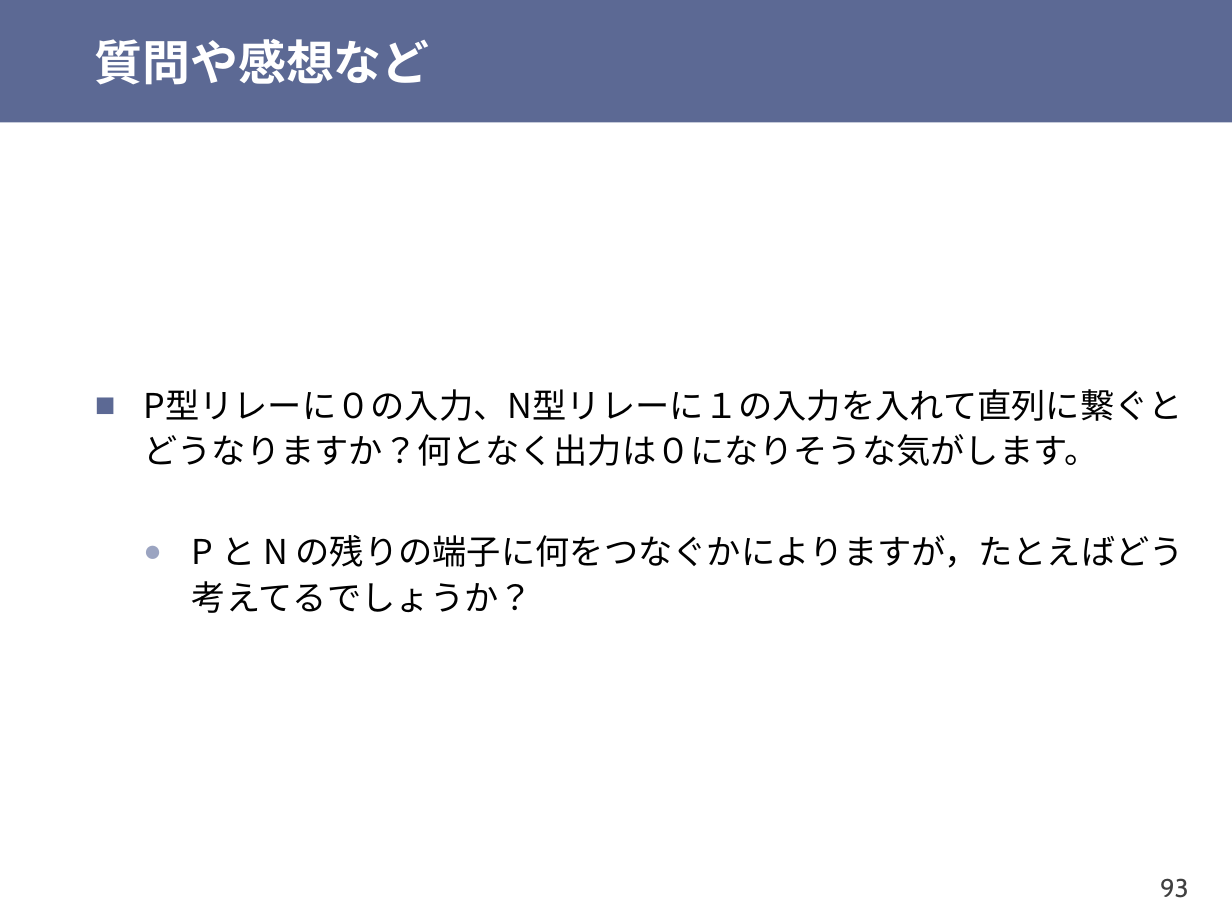
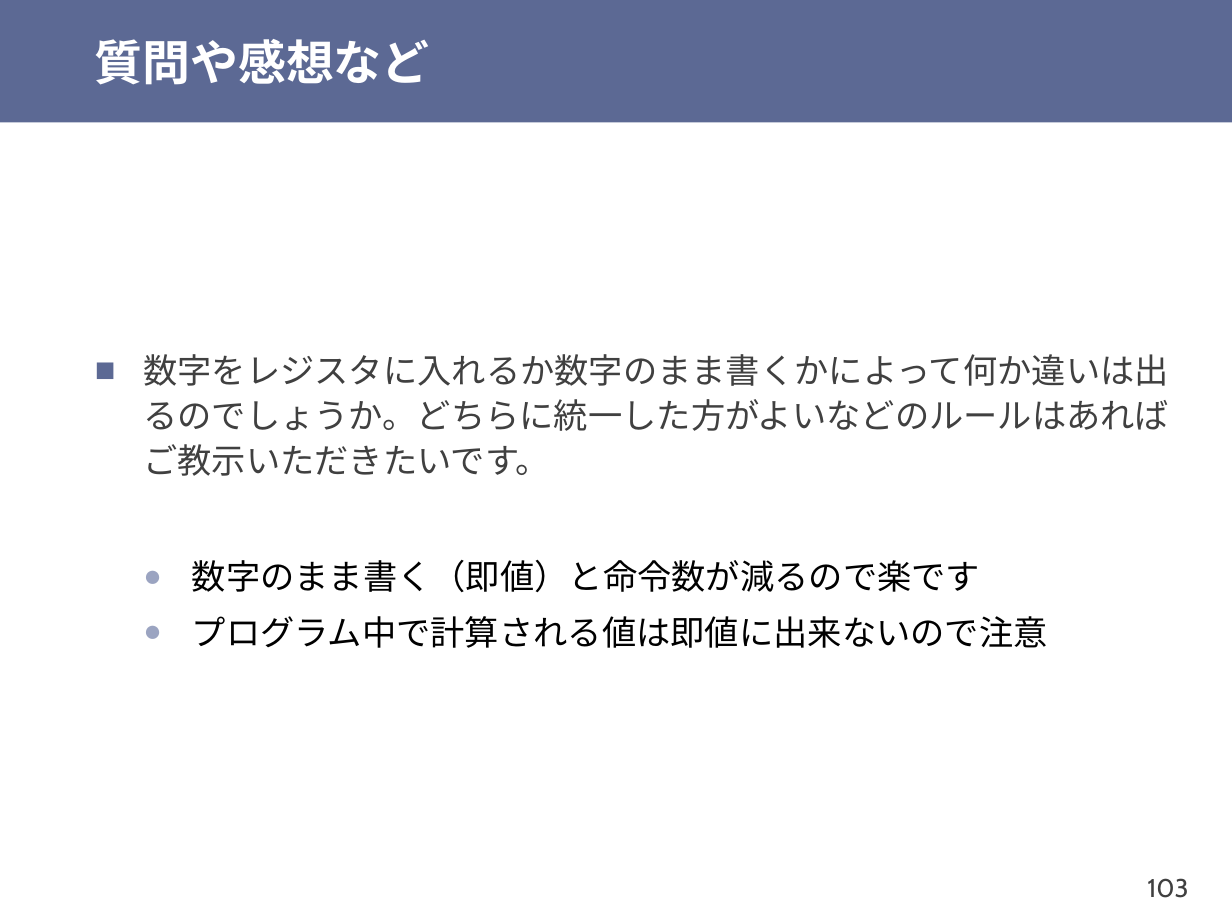
Before and after one commit to shioyadan/otya-computer-architecture-i, a slide deck: slide 103 of cai-shioya-06.pptx (slide 93 before the commit). Drawn at 1232x924 pixels with LibreOffice and Linux fonts; fonts in the diff are those of the drawing. Boxes give left, top, right and bottom in pixels: in the first picture for what was removed or moved away, otherwise in the second. Text is boxed around its words. In the diff, an @@ line names an element or a change of style, - is before the commit and + after.

```diff
--- a/cai-shioya-06.pptx
+++ b/cai-shioya-06.pptx
@@ text at (143,354,1169,648): text changed; font Noto Sans CJK JP to Cabin; text colour #000000 to #404040 @@
-■ P型リレーに０の入力、N型リレーに１の入力を入れて直列に繋ぐとどうなりますか？何となく出力は０になりそうな気がします。
-  ● P と N の残りの端子に何をつなぐかによりますが，たとえばどう考えてるでしょうか？
+■ 数字をレジスタに入れるか数字のまま書くかによって何か違いは出るのでしょうか。どちらに統一した方がよいなどのルールはあればご教示いただきたいです。
+  ● 数字のまま書く（即値）と命令数が減るので楽です
+  ● プログラム中で計算される値は即値に出来ないので注意
@@ page number at (1147,878,1188,898): text changed @@
-93
+103
```
Also in this commit, not shown: 32 other slides changed, 7 slides added, 1 slide removed, 1 other file.
